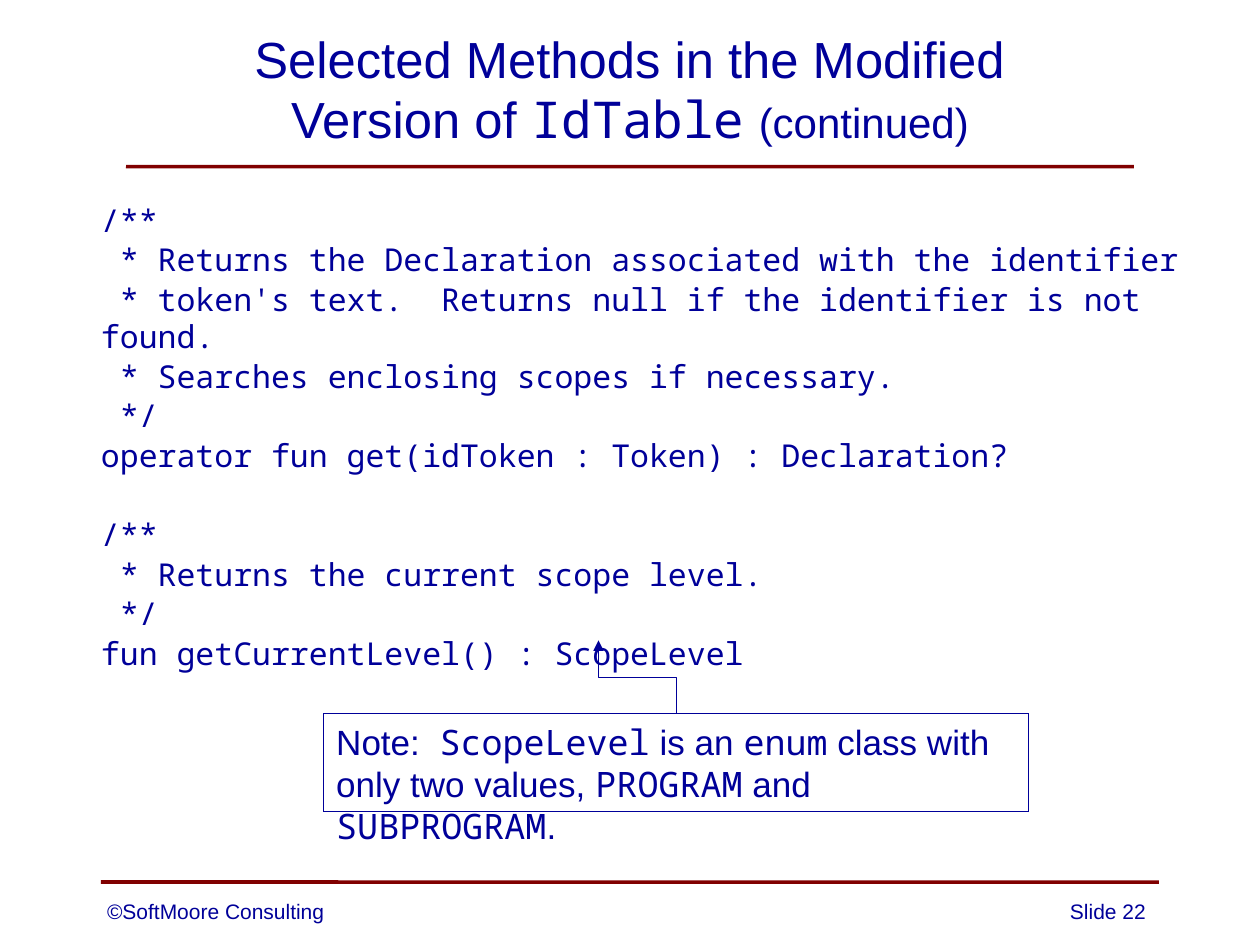
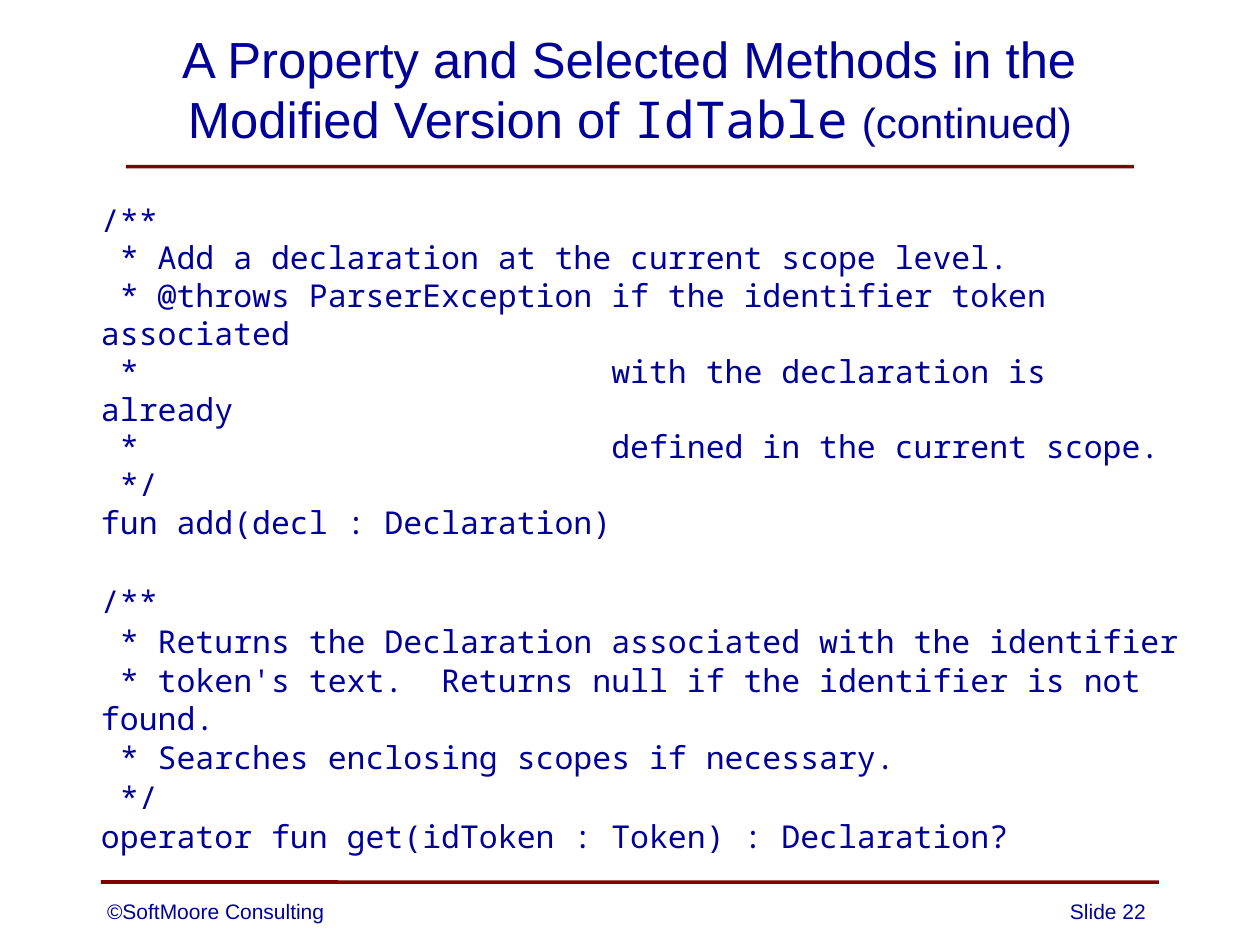
Before and after one commit to SoftMoore/CPRL-Kt, a slide deck: slide 22 of PowerPoint Slides/08 - Abstract Syntax Trees.pptx. Drawn at 1260x945 pixels with LibreOffice and Linux fonts; fonts in the diff are those of the drawing. Boxes give left, top, right and bottom in pixels: in the first picture for what was removed or moved away, otherwise in the second. Text is boxed around its words. In the diff, an @@ line names an element or a change of style, - is before the commit and + after.

```diff
--- a/PowerPoint Slides/08 - Abstract Syntax Trees.pptx
+++ b/PowerPoint Slides/08 - Abstract Syntax Trees.pptx
@@ title at bbox=[182, 41, 1076, 147]: text changed @@
-Selected Methods in the Modified
-Version of IdTable (continued)
+A Property and Selected Methods in the
+Modified Version of IdTable (continued)
@@ text at bbox=[101, 245, 1159, 539]: paragraphs added @@
+/**
+* Add a declaration at the current scope level.
+* @throws ParserException if the identifier token associated
+* with the declaration is already
+* defined in the current scope.
+*/
+fun add(decl : Declaration)
@@ text at bbox=[101, 562, 762, 673]: paragraphs removed @@
-/**
-* Returns the current scope level.
-*/
-fun getCurrentLevel() : ScopeLevel
@@ elbow arrow removed from (677, 714) to (598, 640) @@
@@ rectangle removed at bbox=[324, 714, 1029, 811] @@
-Note: ScopeLevel is an enum class with
-only two values, PROGRAM and SUBPROGRAM.
```
Also in this commit, not shown: 8 other slides changed, 3 other files.
